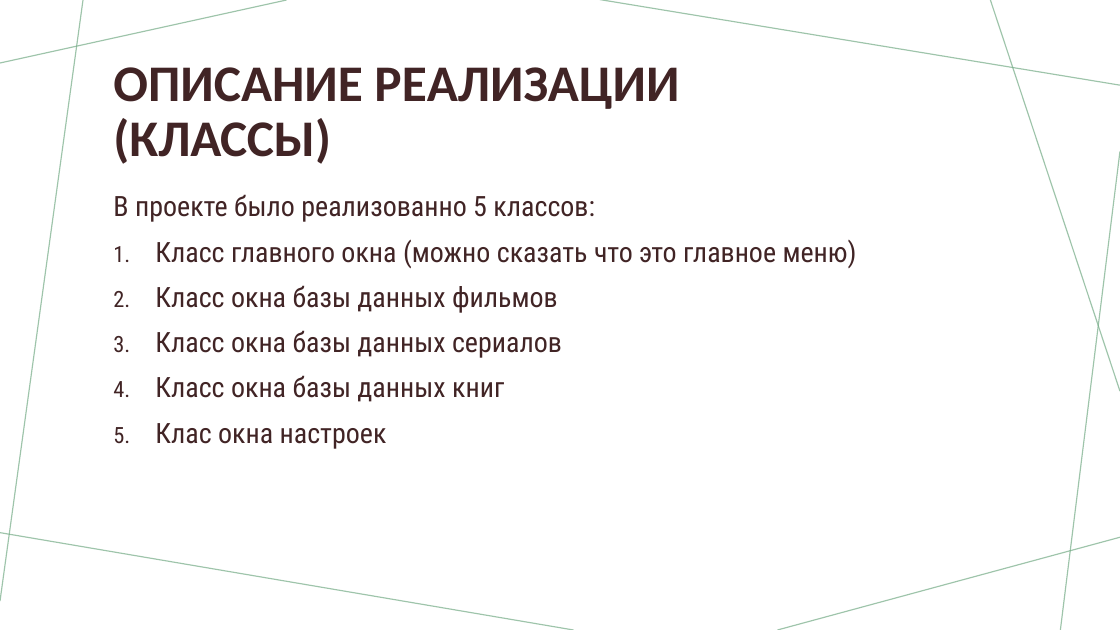
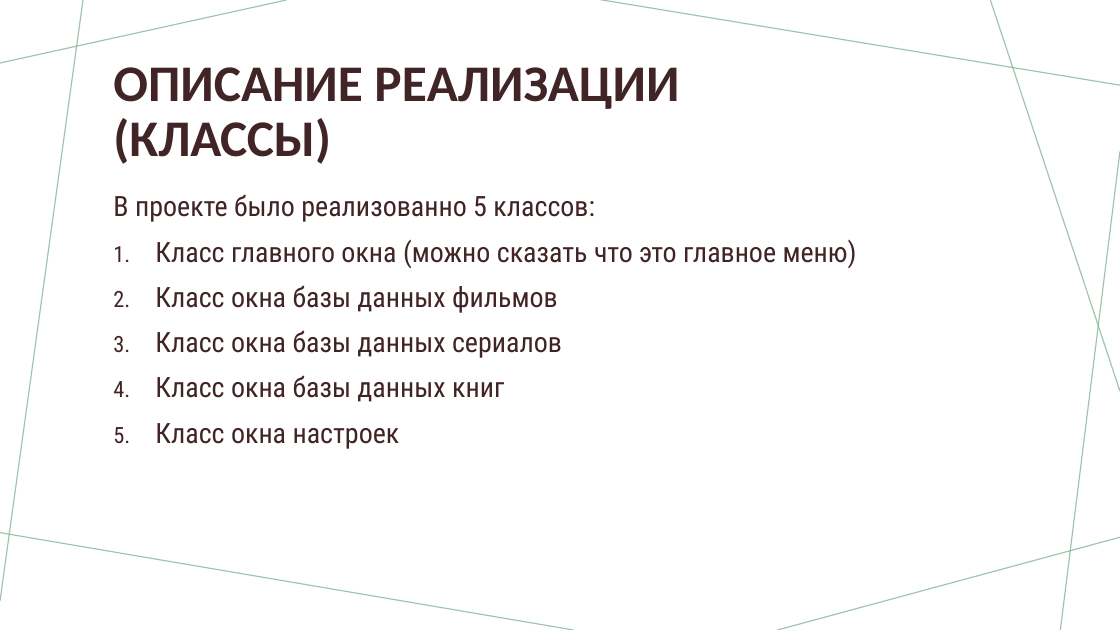
Before and after one commit to Zloiben/Application, a slide deck: slide 4 of information/Презентация.pptx (slide 3 before the commit). Drawn at 1120x630 pixels with LibreOffice and Linux fonts; fonts in the diff are those of the drawing. Boxes give left, top, right and bottom in pixels: in the first picture for what was removed or moved away, otherwise in the second. Text is boxed around its words. In the diff, an @@ line names an element or a change of style, - is before the commit and + after.

```diff
--- a/information/Презентация.pptx
+++ b/information/Презентация.pptx
@@ text at <box>155,423,400,449</box>: text changed @@
-5. Клас окна настроек
+5. Класс окна настроек
```
Also in this commit, not shown: 4 slides added.
